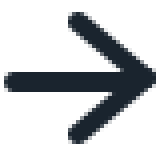
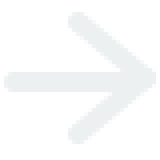
Comparing the layer stacks of the two 160x160 images. Changes:
pixels changed over [4, 12, 156, 144] (layer not identified)
